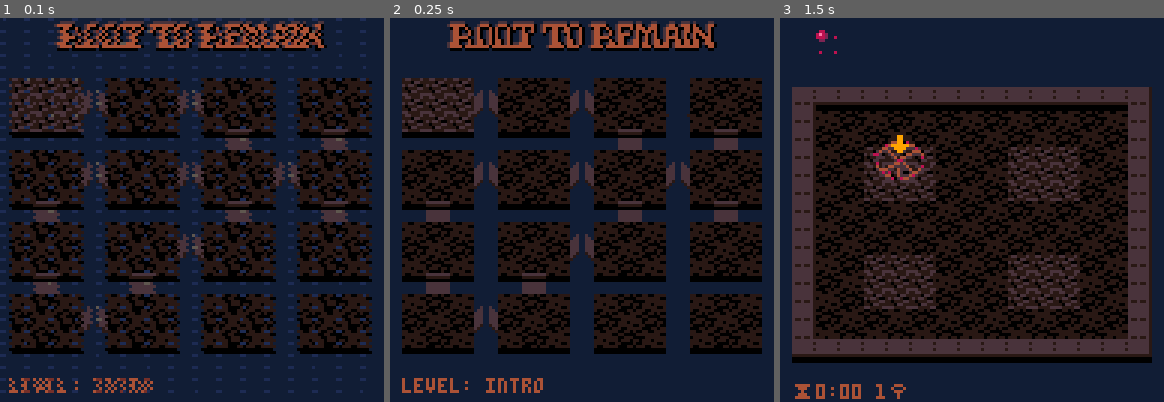
Above: before the commit, frames 1-3 (left to right).
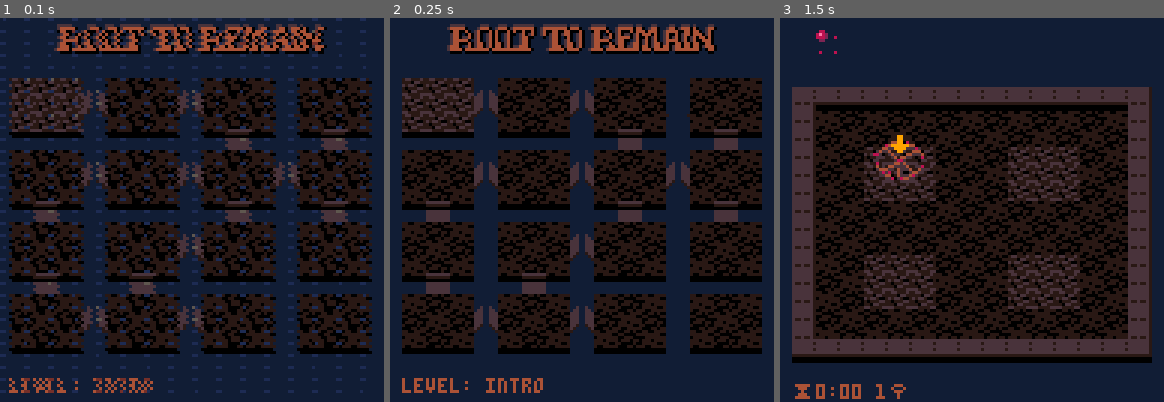
Above: after the commit, the same moments.

Repository: erwinbonsma/WhereToRootPico8
Game: PICO-8 cartridge wheretoroot.p8
Two runs of this game, one before a commit and one after it. Both use one fixed random seed, a clock stepped at 60 frames per second and the inputs below.
Inputs:
- Up to frame 1 (0.1 s): no input
- Up to frame 2 (0.25 s): no input
- Up to frame 3 (1.5 s): tap X (X key) at 1.07 s

The runs differ from the first frame. In frame 1, 3.3% of the frame differs, in the area x 14-86%, y 0-83%; in frame 2, 3.3%; in frame 3, nothing differs.

Commit message:
Improve look of stats screen
Also simplify storage of uncompleted levels.

Diff:
--- a/wheretoroot.p8
+++ b/wheretoroot.p8
@@ -162,6 +162,8 @@
   plyrs={{24,64},{64,32},{64,96},{104,64}},
   weeds=true
  }
+},{
+ name="test"
 }}
 
 --sprite flags
@@ -249,13 +251,13 @@
 
 function drawlogo()
  pal(4,5)
- spr(32,20,1,11,1)
- spr(32,19,2,11,1)
+ spr(32,20,2,11,1)
+ spr(32,19,3,11,1)
  pal(4,0)
- spr(32,21,2,11,1)
+ spr(32,21,3,11,1)
+ spr(32,20,4,11,1)
+ pal(4,4)
  spr(32,20,3,11,1)
- pal(4,4)
- spr(32,20,2,11,1)
  pal(0)
 end
 
@@ -272,19 +274,12 @@
  ) then
   --reset incompatible data
   for l=1,#level_defs do
-   dset(l*2,1000)
-   dset(l*2+1,6000)
+   dset(l*2,0)
   end
  end
 
  dset(0,vmajor)
  dset(1,vminor)
-
---temp:xplicit clear new levels
--- dset(2,1000)
--- dset(3,6000)
--- dset(28,1000)
--- dset(29,6000)
 
  return o
 end
@@ -302,14 +297,22 @@
 end
 
 function stats:is_done(level)
- return dget(level*2)<1000
+ return dget(level*2)>0
 end
 
 function stats:get_stats(level)
- return {
-  total_trees=dget(level*2),
-  time_taken=dget(level*2+1)
- }
+ local trees=dget(level*2)
+ if trees>0 then
+  return {
+   total_trees=trees,
+   time_taken=dget(level*2+1)
+  }
+ else
+  return {
+   total_trees=999,
+   time_taken=5999
+  }
+ end
 end
 
 function stats:stats_str(level)
@@ -326,19 +329,20 @@
 end
 
 function stats:draw()
- cls(1)
+ cls(0)
+ rectfill(16,0,111,128,1)
 
  drawlogo()
 
  print(
   "level     time   trees",
-  20,14,9
+  20,15,9
  )
 
  color(4)
 
  for n,ld in pairs(level_defs) do
-  local y=n*7+14
+  local y=n*7+15
   print(ld.name,20,y)
   if self:is_done(n) then
    local s=self:get_stats(n)
@@ -367,7 +371,7 @@
  })
 
  o.hbridges={}
- for b in all({0,1,4,5,6,9,12}) do
+ for b in all({0,1,4,5,6,9,12,13}) do
   o.hbridges[b]=true
  end
  o.vbridges={}
